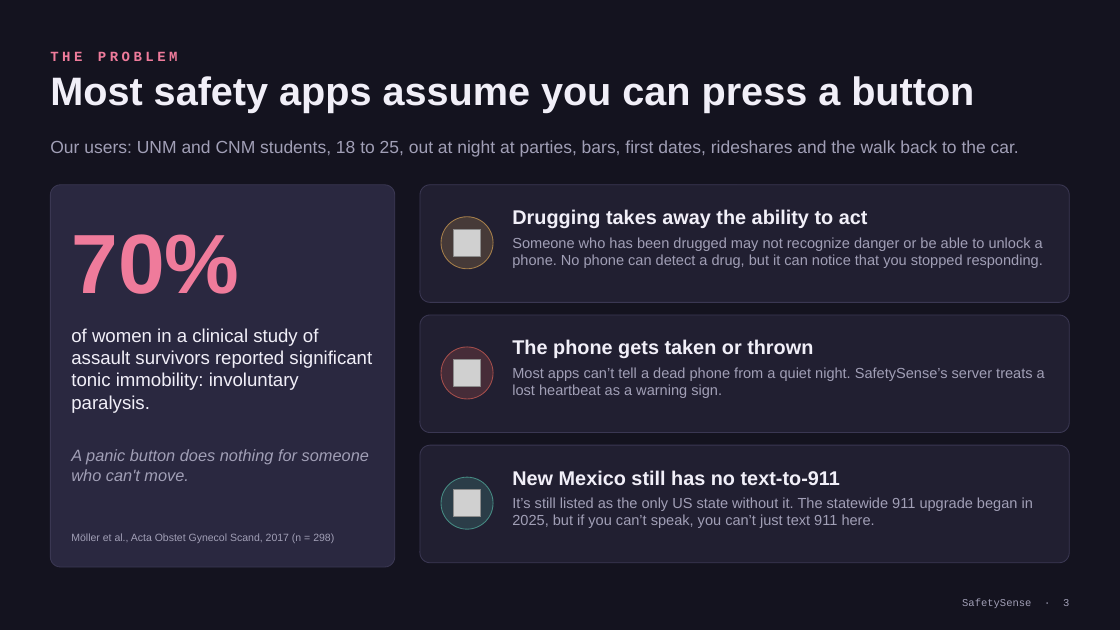
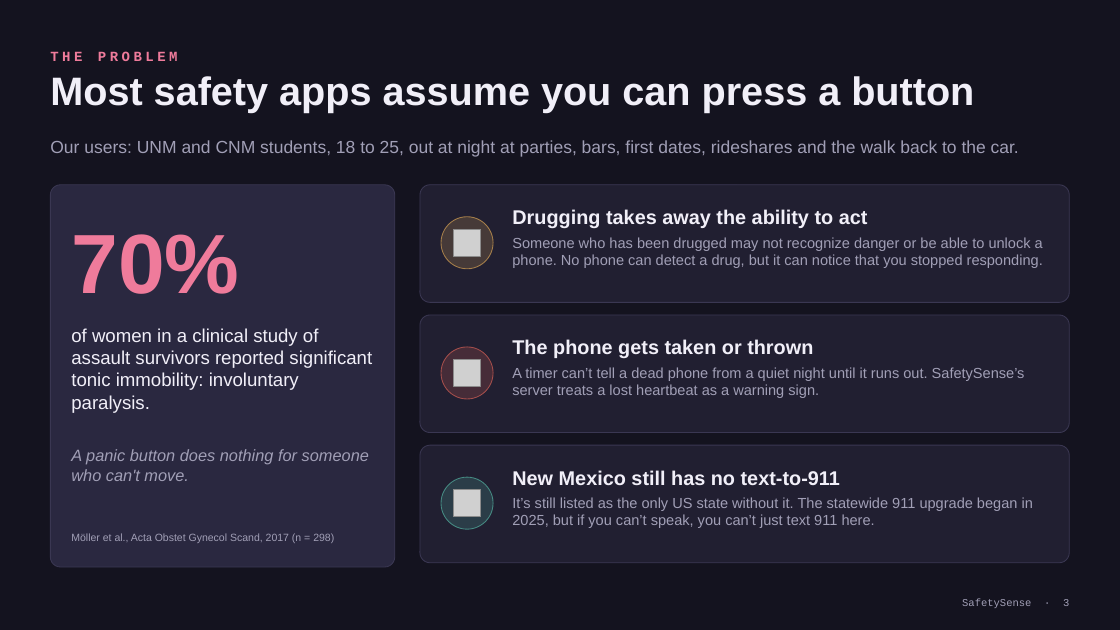
Before and after one commit to george11642/safetysense, a slide deck: slide 3 of presentation/SafetySense-Finalist-Deck.pptx. Drawn at 1120x630 pixels with LibreOffice and Linux fonts; fonts in the diff are those of the drawing; grey boxes stand for pictures. Boxes give left, top, right and bottom in pixels: in the first picture for what was removed or moved away, otherwise in the second. Text is boxed around its words. In the diff, an @@ line names an element or a change of style, - is before the commit and + after.

```diff
--- a/presentation/SafetySense-Finalist-Deck.pptx
+++ b/presentation/SafetySense-Finalist-Deck.pptx
@@ text at (x1=512, y1=367, x2=1025, y2=398): text changed @@
-Most apps can’t tell a dead phone from a quiet night. SafetySense’s server treats a lost heartbeat as a warning sign.
+A timer can’t tell a dead phone from a quiet night until it runs out. SafetySense’s server treats a lost heartbeat as a warning sign.
```
Also in this commit, not shown: 1 other slide changed, 15 other files.
